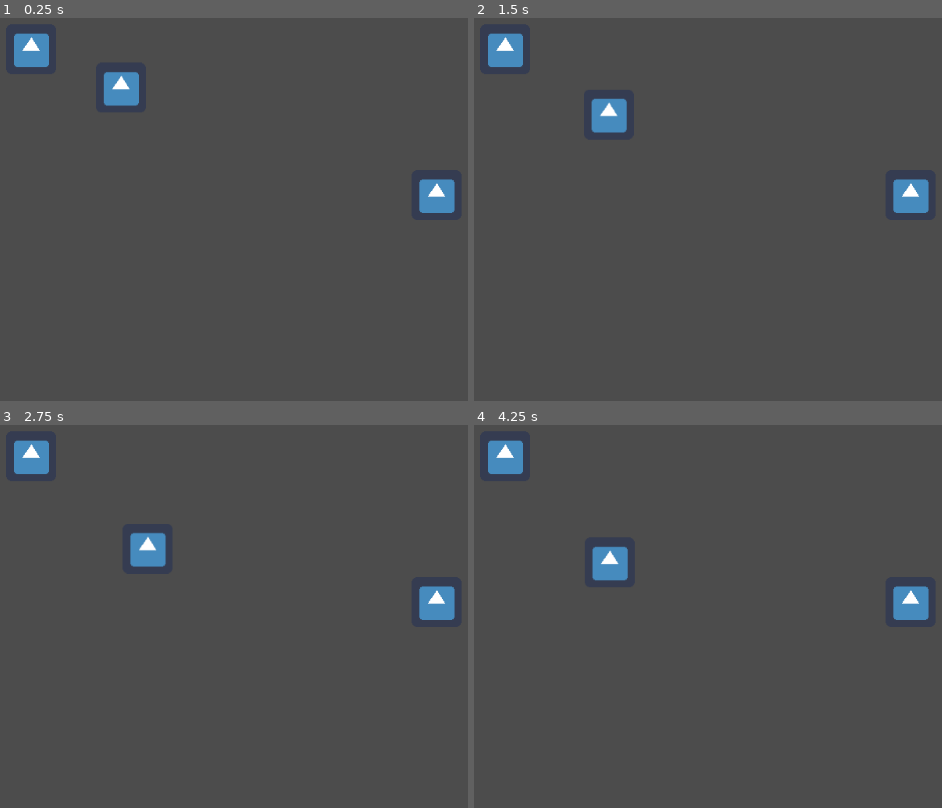
Above: before the commit, frames 1-4 (two rows, left to right).
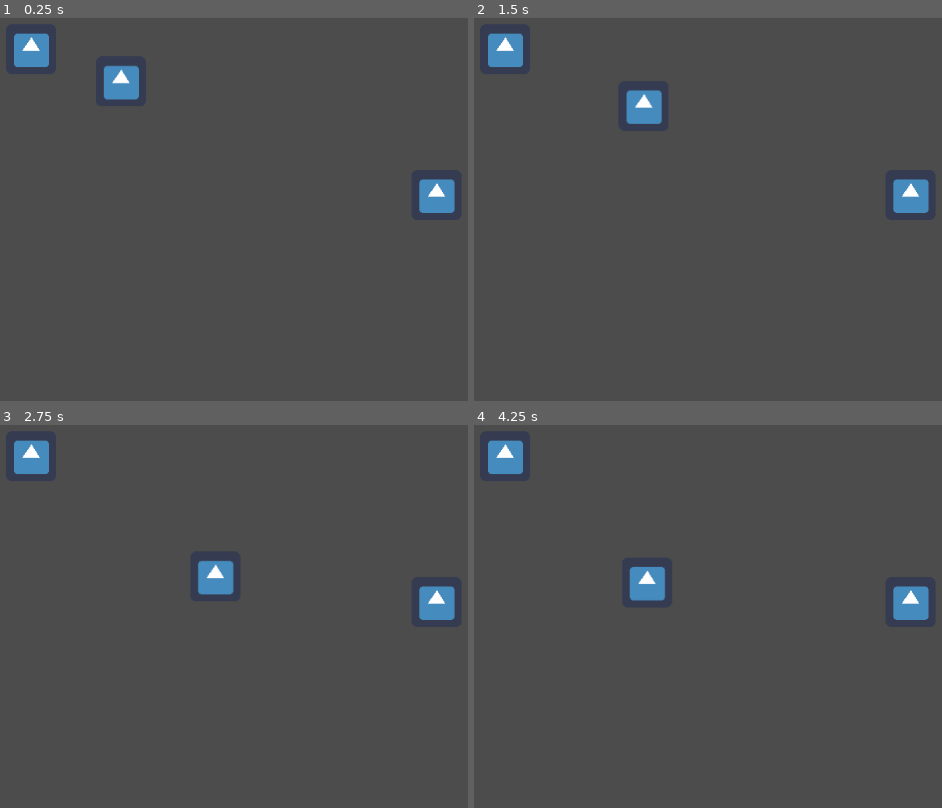
Above: after the commit, the same moments.

Repository: Blavier/Hearthfactions
Game: Godot game, scene res://Node2D.tscn
Same seed, same stepped clock (60 frames per second), same inputs: the game is played once before the commit and once after it. The engine's default icon, where the game draws it, is replaced by a stand-in: a white triangle on a blue panel in a dark square.
Inputs:
- Up to frame 1 (0.25 s): no input
- Up to frame 2 (1.5 s): hold Right (ui_right) 0.53-1.28 s; hold Down (ui_down) from 1.28 s (still down)
- Up to frame 3 (2.75 s): release Down (ui_down) at 2.03 s; hold Right (ui_right) from 2.03 s (still down)
- Up to frame 4 (4.25 s): release Right (ui_right) at 2.78 s; hold Up (ui_up) 2.78-3.53 s; hold Left (ui_left) from 3.53 s (still down)

The runs differ from the first frame. In frame 1, 0.4% of the frame differs, in the area x 22-30%, y 12-23%; in frame 2, 1.4%; in frame 3, 1.4%; in frame 4, 1.4%, in the area x 25-41%, y 31-46%.

Commit message:
Update KinematicBody2D.gd

Diff:
--- a/KinematicBody2D.gd
+++ b/KinematicBody2D.gd
@@ -1,12 +1,14 @@
 extends KinematicBody2D
 
-var gravity = 1.0
-var speed = 2000
+var speed = 5000
+
+var gravity = 800
+var time_passed = 0
 var velocity = Vector2()
 
 func _physics_process(delta):
 	velocity = Vector2()
-	velocity.y += gravity
+
 	if Input.is_action_pressed("ui_right"):
 		velocity.x += 1
 	if Input.is_action_pressed("ui_left"):
@@ -18,4 +20,7 @@
 
 	velocity = velocity.normalized() * speed * delta
 
+	time_passed += delta
+	velocity.y += gravity * time_passed * delta
+
 	move_and_slide(velocity)
